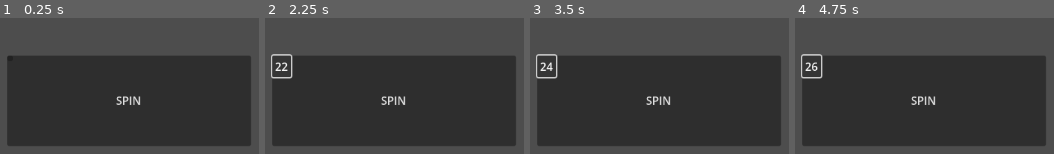
Above: before the commit, frames 1-4 (left to right).
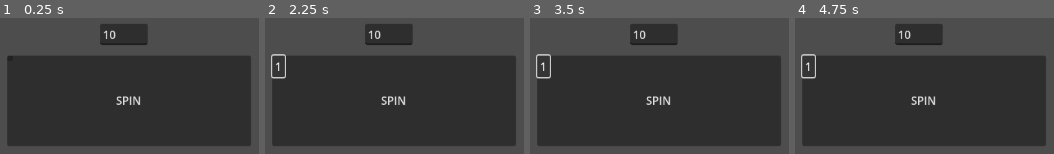
Above: after the commit, the same moments.

Repository: Nobodylollol/SypProjekt
Game: Godot game, scene res://node_2d.tscn
Two runs of this game, one before a commit and one after it. Both use one fixed random seed, a clock stepped at 60 frames per second and the inputs below.
Inputs (mouse positions are in pixels of both pictures, inside the frame that each line leads up to):
- Up to frame 1 (0.25 s): no input
- Up to frame 2 (2.25 s): click "SPIN" at 0.5 s; click (275, 58) at 1.27 s; click "1" at 2 s
- Up to frame 3 (3.5 s): click (545, 66) at 2.75 s, where only the run before the commit has a clickable "22"
- Up to frame 4 (4.75 s): click (810, 66) at 3.5 s, where only the run before the commit has a clickable "24"; click (810, 66) at 4.25 s, where only the run before the commit has a clickable "10"

The runs differ from the first frame. In frame 1, 2.7% of the frame differs, in the area x 38-58%, y 4-20%; in frame 2, 3.1%; in frame 3, 3.1%; in frame 4, 3.1%, in the area x 3-58%, y 4-45%.
Error before the commit: Invalid assignment of property or key 'text' with value of type 'int' on a base object of type 'Button'. (res://Random_Number_Generator.gd:16)

Commit message:
Implemented Button & textfield

Diff:
--- a/Random_Number_Generator.gd
+++ b/Random_Number_Generator.gd
@@ -1,17 +1,21 @@
 extends Node
+var rng = RandomNumberGenerator.new()
+var Result;
+var Spin_Button;
+var NumCon = NumberConnection.new();
+var NumberEntered = NumCon.getNumEntered()
 
-var rng = RandomNumberGenerator.new()
-var Result = 0;
-var Spin_Button;
 
 func _ready():
 	Spin_Button = Button.new()
-	Spin_Button.pressed.connect(_SpinButton)
 	add_child(Spin_Button)
+	print("Button Ready")
 
 
+func _on_button_down() -> int:
+	Result = rng.randi_range(0,36)
+	print(Result);
+	Spin_Button.text = str(Result)
+	print(NumberEntered)
 
-func _SpinButton():
-	Result = rng.randi_range(0,36)
-	Spin_Button.text = Result
 	return Result
--- /dev/null
+++ b/line_edit.gd
@@ -0,0 +1,16 @@
+extends LineEdit
+class_name NumberConnection
+
+var lineedit = LineEdit.new()
+
+var input :String;
+func _ready() -> void:
+	print(getNumEntered());
+
+func _on_text_changed(new_text: String) -> String:
+	new_text = lineedit.text
+	return new_text
+
+func getNumEntered() -> int:
+	print(input)
+	return int(input);
--- a/node_2d.tscn
+++ b/node_2d.tscn
@@ -1,6 +1,7 @@
-[gd_scene load_steps=2 format=3 uid="uid://bu5p1xv3i5tx"]
+[gd_scene load_steps=3 format=3 uid="uid://bu5p1xv3i5tx"]
 
-[ext_resource type="Script" uid="uid://bcr51laecrfb8" path="res://Random_Number_Generator.gd" id="1_wtcfe"]
+[ext_resource type="Script" uid="uid://baknkw5ycff34" path="res://Random_Number_Generator.gd" id="1_wtcfe"]
+[ext_resource type="Script" uid="uid://lu666hjdufpn" path="res://line_edit.gd" id="2_0e48y"]
 
 [node name="Node2D" type="Node2D"]
 
@@ -11,3 +12,15 @@
 offset_bottom = 382.57376
 text = "SPIN"
 script = ExtResource("1_wtcfe")
+
+[node name="LineEdit" type="LineEdit" parent="."]
+offset_left = 479.0
+offset_top = 206.0
+offset_right = 547.5625
+offset_bottom = 237.0
+text = "10"
+script = ExtResource("2_0e48y")
+
+[connection signal="button_down" from="Button" to="Button" method="_on_button_down"]
+[connection signal="text_changed" from="LineEdit" to="LineEdit" method="_on_text_changed"]
+[connection signal="text_submitted" from="LineEdit" to="LineEdit" method="_on_text_submitted"]
Not shown, added: line_edit.gd.uid
